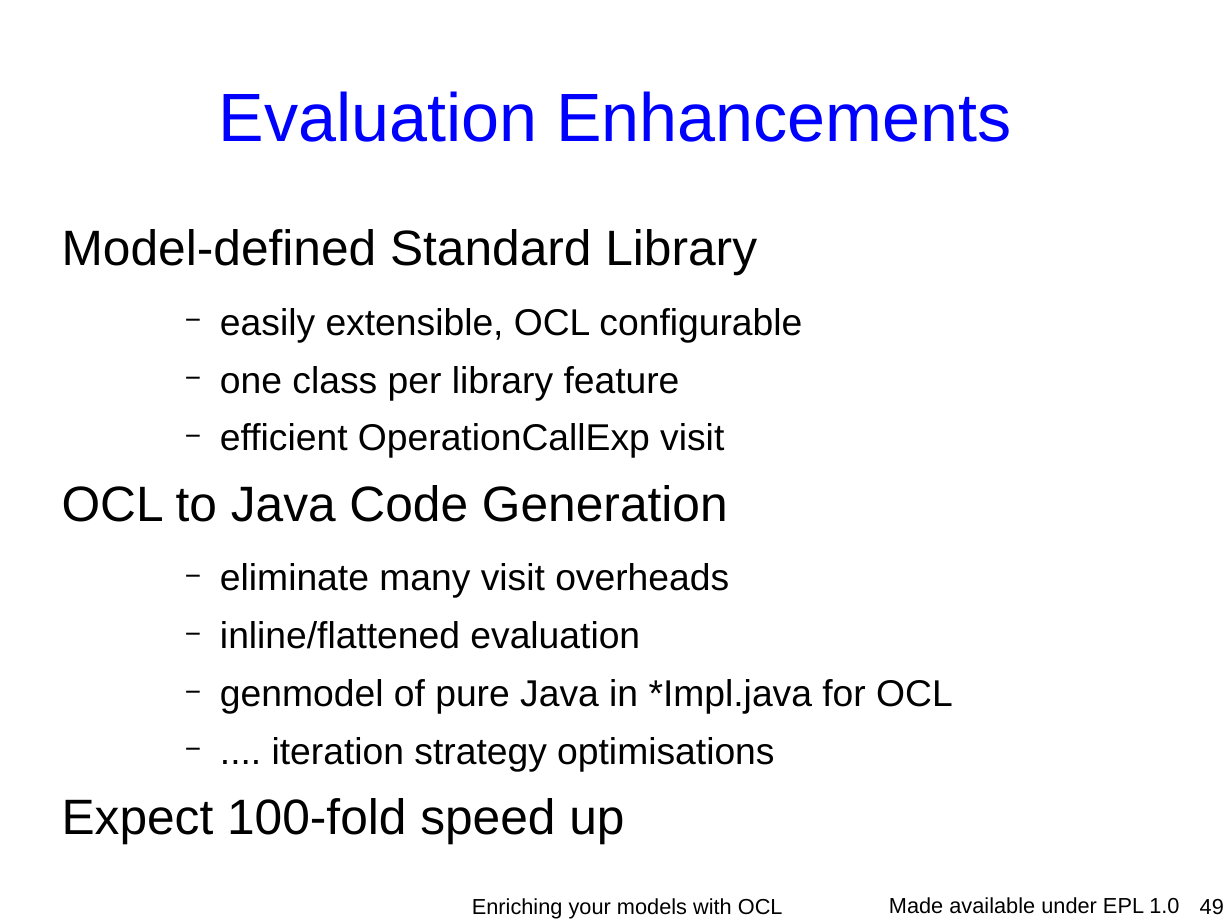
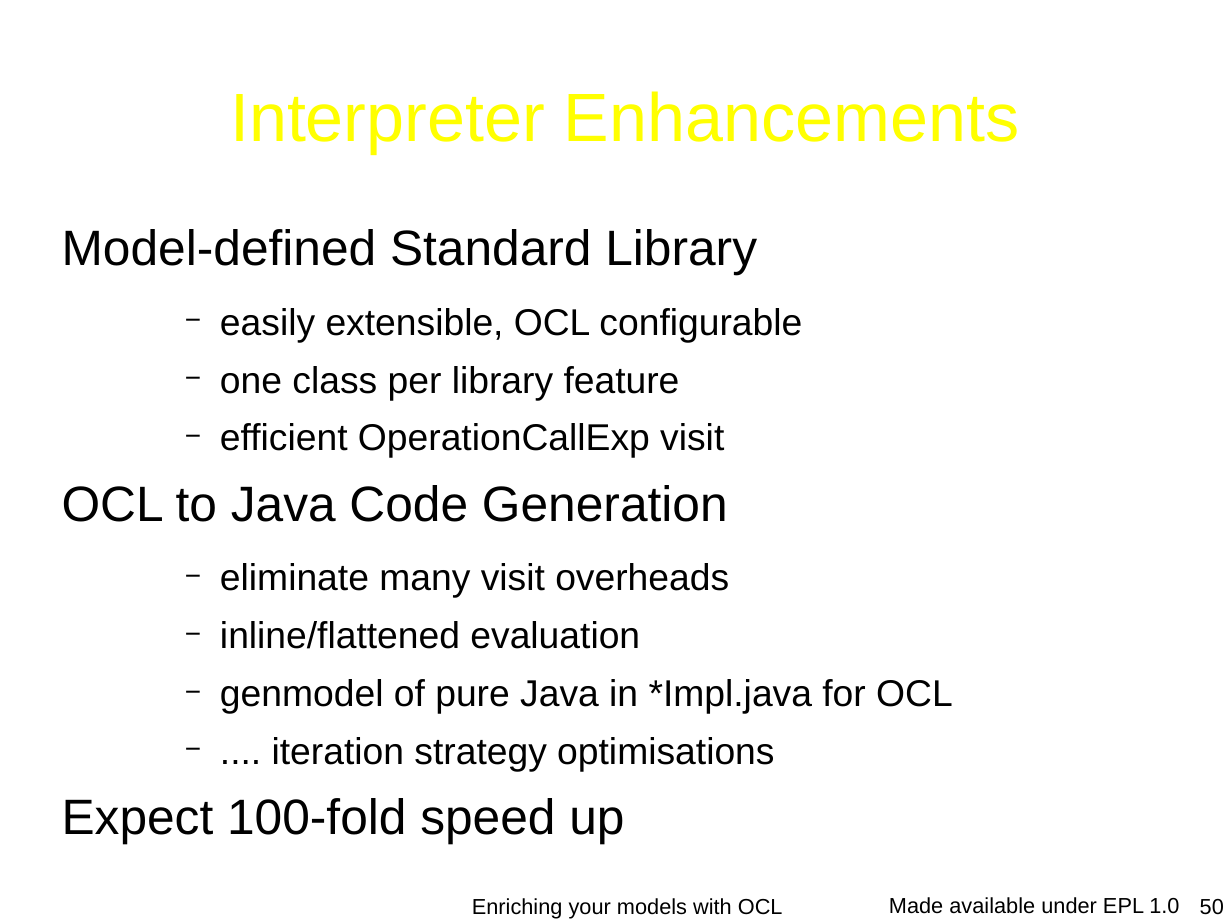
Before and after one commit to eclipse-ocl/ocl-website, a slide deck: slide 50 of ocl/docs/publications/ESE2010LongTalk/EnrichingWithOCL.odp (slide 49 before the commit). Drawn at 1232x924 pixels with LibreOffice and Linux fonts; fonts in the diff are those of the drawing; background and template pictures are left out. Boxes give left, top, right and bottom in pixels: in the first picture for what was removed or moved away, otherwise in the second. Text is boxed around its words. In the diff, an @@ line names an element or a change of style, - is before the commit and + after.

```diff
--- a/ocl/docs/publications/ESE2010LongTalk/EnrichingWithOCL.odp
+++ b/ocl/docs/publications/ESE2010LongTalk/EnrichingWithOCL.odp
@@ title at (230,91,1019,153): text changed; text colour #0000FF to #FFFF00 @@
-Evaluation Enhancements
+Interpreter Enhancements
@@ page number at (1200,899,1224,915): text changed @@
-49
+50
```
Also in this commit, not shown: 8 other slides changed, 2 slides added, 1 slide removed.
